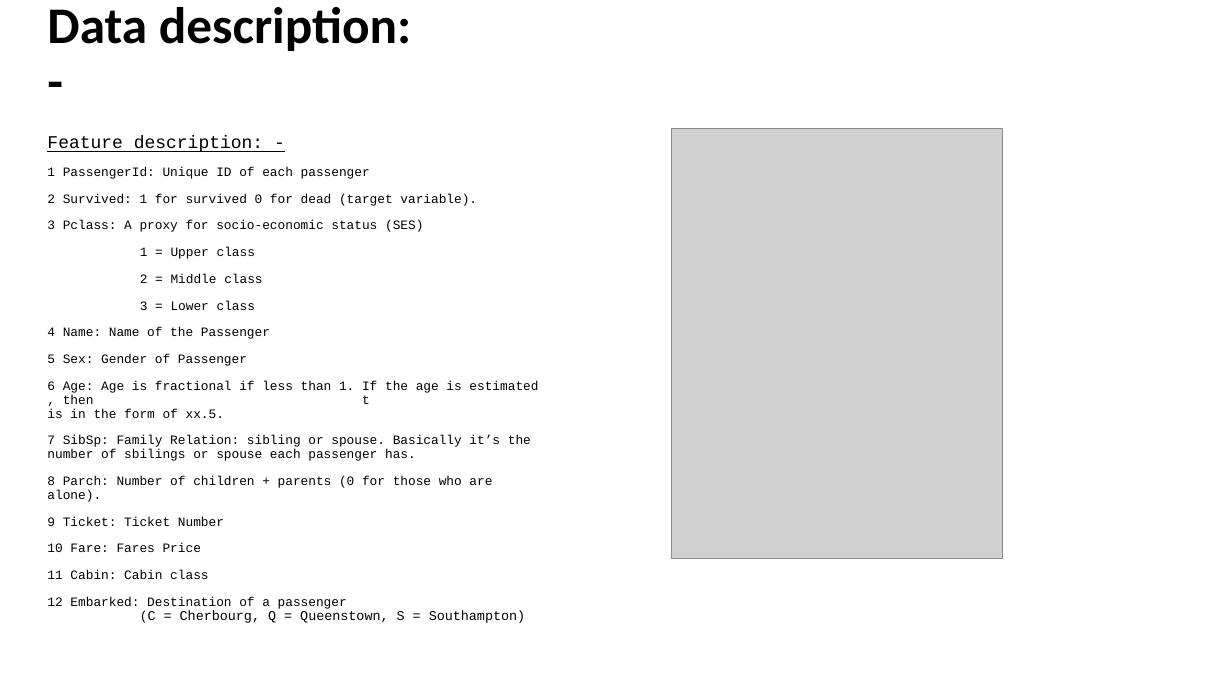
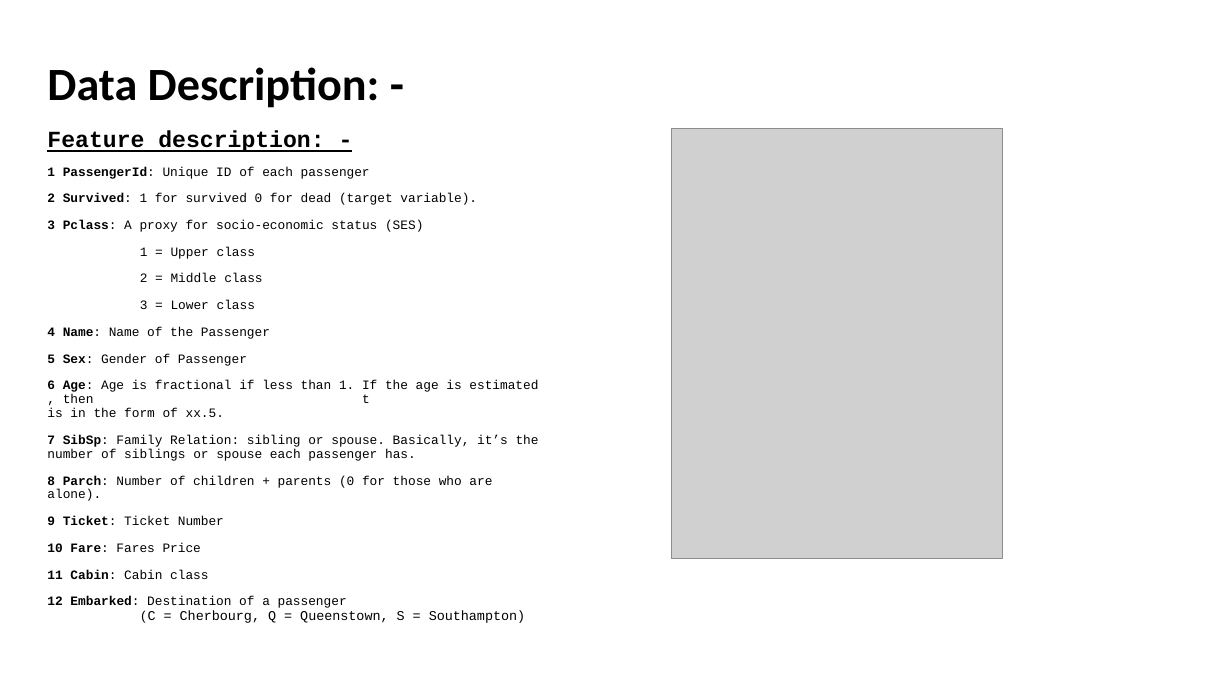
Before and after one commit to Visque/Titanic, a slide deck: slide 3 of ppt.pptm. Drawn at 1232x693 pixels with LibreOffice and Linux fonts; fonts in the diff are those of the drawing; grey boxes stand for pictures. Boxes give left, top, right and bottom in pixels: in the first picture for what was removed or moved away, otherwise in the second. Text is boxed around its words. In the diff, an @@ line names an element or a change of style, - is before the commit and + after.

```diff
--- a/ppt.pptm
+++ b/ppt.pptm
@@ title at box(47, 67, 380, 108): text changed; size 40 to 36 pt @@
-Data description: -
+Data Description: -
@@ text at box(47, 130, 538, 620): size 14 to 18 pt in "Feature description: -"; bold on in "Feature description: -", "1 PassengerId:", "2 Survived:", "3 Pclass:" and 8 more places @@
@@ text at box(47, 435, 539, 461): text changed @@
-7 SibSp: Family Relation: sibling or spouse. Basically it’s the number of sbilings or spouse each passenger has.
+7 SibSp: Family Relation: sibling or spouse. Basically, it’s the number of siblings or spouse each passenger has.
```
Also in this commit, not shown: 1 other slide changed.
